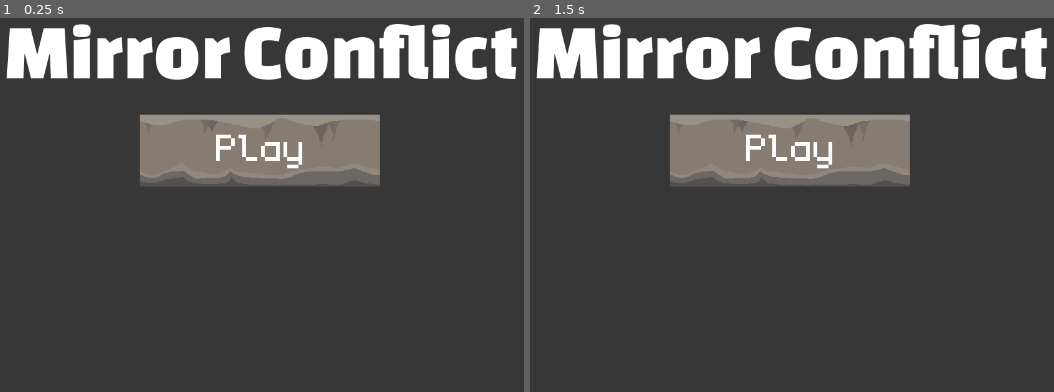
Above: before the commit, frames 1-2 (left to right).
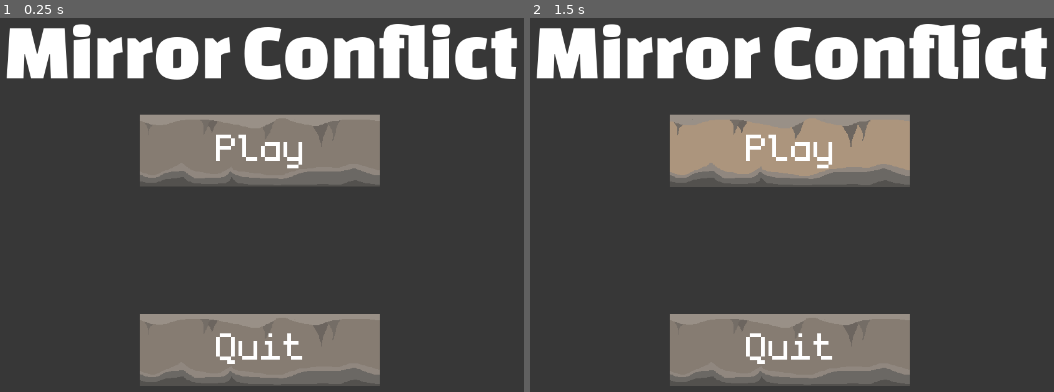
Above: after the commit, the same moments.

Repository: 255-Ping/Mirror-Conflict
Game: Godot game, scene res://Scenes/Menus/main_menu.tscn
The game is run twice, just before and just after one commit, with the same random seed, the same clock (stepped at 60 frames per second) and the same inputs.
Inputs:
- Up to frame 1 (0.25 s): no input
- Up to frame 2 (1.5 s): click "Play" at 0.5 s; click "Play" at 1.25 s

The runs differ from the first frame. In frame 1, 8.8% of the frame differs, in the area x 26-73%, y 79-99%; in frame 2, 14%, in the area x 26-73%, y 26-99%.
Error after the commit: Invalid call. Nonexistent function 'load_scene' in base 'Nil'. (res://Scripts/Levels/main_menu.gd:4)

Commit message:
Docs WEB build and small improvements

Diff:
--- a/Scenes/Menus/main_menu.tscn
+++ b/Scenes/Menus/main_menu.tscn
@@ -22,7 +22,7 @@
 offset_bottom = 720.0
 color = Color(0.2159017, 0.21590173, 0.21590167, 1)
 
-[node name="TextureButton" type="TextureButton" parent="." unique_id=1019069374]
+[node name="PlayButton" type="TextureButton" parent="." unique_id=1019069374]
 offset_left = 433.00003
 offset_top = 190.00002
 offset_right = 962.0
@@ -31,16 +31,38 @@
 texture_normal = SubResource("AtlasTexture_aur2u")
 texture_hover = SubResource("AtlasTexture_5wi6m")
 
-[node name="RichTextLabel" type="RichTextLabel" parent="TextureButton" unique_id=2108576215]
+[node name="RichTextLabel" type="RichTextLabel" parent="PlayButton" unique_id=2108576215]
 layout_mode = 0
 offset_left = 169.3333
 offset_top = 15.999978
 offset_right = 608.00006
 offset_bottom = 174.66664
+mouse_filter = 2
 theme_override_fonts/normal_font = ExtResource("3_aur2u")
 theme_override_font_sizes/normal_font_size = 128
 bbcode_enabled = true
 text = "Play"
+
+[node name="QuitButton" type="TextureButton" parent="." unique_id=1973257344]
+offset_left = 433.0
+offset_top = 509.0
+offset_right = 963.0
+offset_bottom = 674.0
+scale = Vector2(0.75, 0.75)
+texture_normal = SubResource("AtlasTexture_aur2u")
+texture_hover = SubResource("AtlasTexture_5wi6m")
+
+[node name="RichTextLabel" type="RichTextLabel" parent="QuitButton" unique_id=304264184]
+layout_mode = 0
+offset_left = 169.3333
+offset_top = 15.999978
+offset_right = 608.00006
+offset_bottom = 174.66664
+mouse_filter = 2
+theme_override_fonts/normal_font = ExtResource("3_aur2u")
+theme_override_font_sizes/normal_font_size = 128
+bbcode_enabled = true
+text = "Quit"
 
 [node name="RichTextLabel" type="RichTextLabel" parent="." unique_id=1945636842]
 offset_left = 222.0
@@ -52,4 +74,5 @@
 bbcode_enabled = true
 text = "Mirror Conflict"
 
-[connection signal="pressed" from="TextureButton" to="." method="_on_texture_button_pressed"]
+[connection signal="pressed" from="PlayButton" to="." method="_on_play_button_pressed"]
+[connection signal="pressed" from="QuitButton" to="." method="_on_quit_button_pressed"]
--- a/Scenes/Players/player.tscn
+++ b/Scenes/Players/player.tscn
@@ -162,6 +162,7 @@
 
 [node name="Player" type="CharacterBody2D" unique_id=131008336 groups=["player"]]
 z_index = 1
+collision_layer = 2
 script = ExtResource("1_cvnsp")
 
 [node name="AnimatedSprite2D" type="AnimatedSprite2D" parent="." unique_id=845695576]
--- a/Scripts/Levels/main_menu.gd
+++ b/Scripts/Levels/main_menu.gd
@@ -1,5 +1,8 @@
 extends Node2D
 
+func _on_play_button_pressed() -> void:
+	SceneLoader.load_scene("res://Scenes/Levels/level_1.tscn")
 
-func _on_texture_button_pressed() -> void:
-	SceneLoader.load_scene("res://Scenes/Levels/level_1.tscn")
+
+func _on_quit_button_pressed() -> void:
+	get_tree().quit()
Not shown, changed: docs/index.html
Not shown, changed: docs/index.pck
